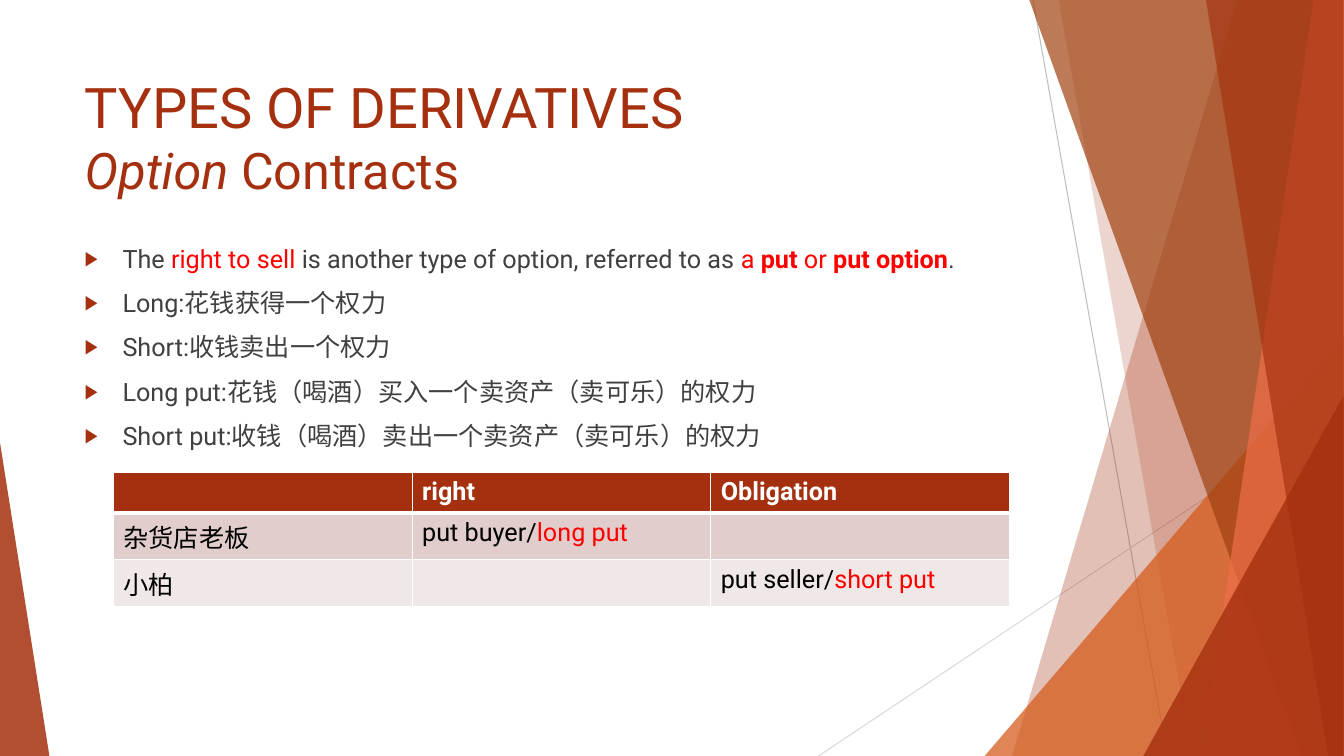
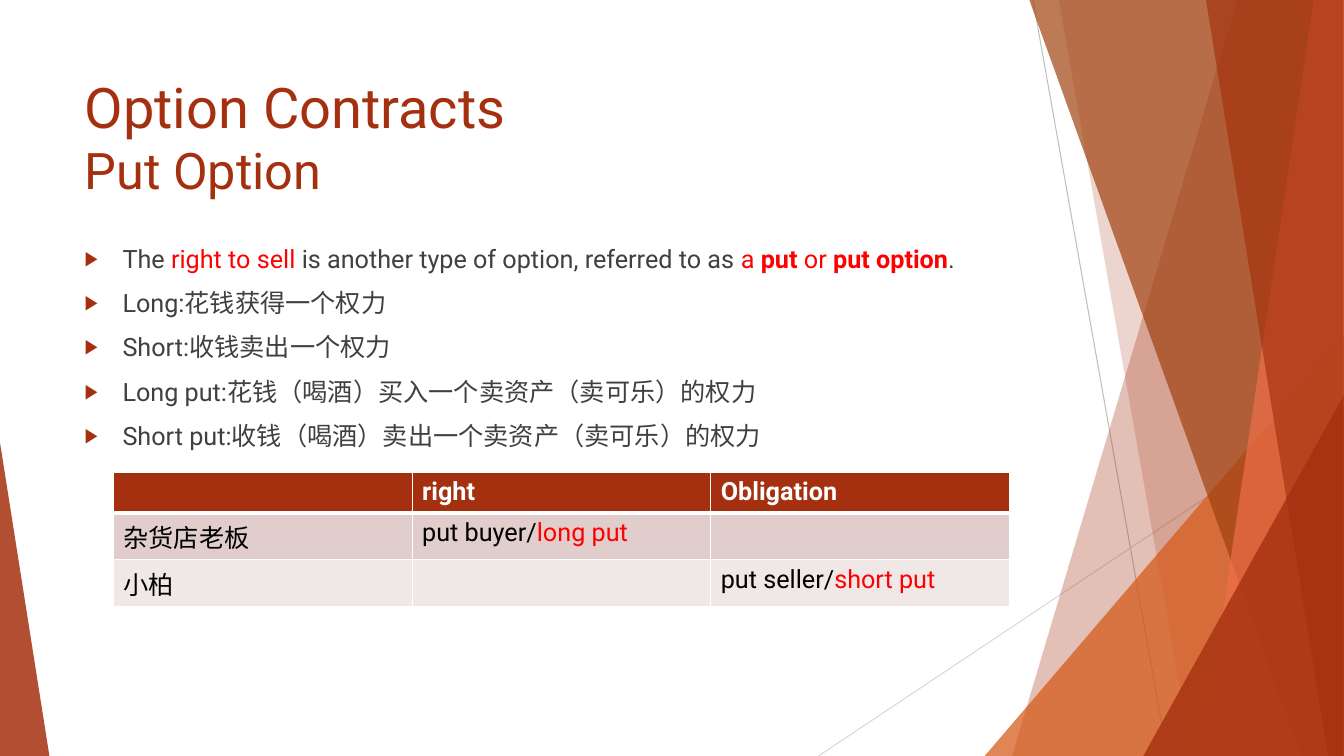
Before and after one commit to Isco0530/data, a slide deck: slide 28 of Reading 45.pptx. Drawn at 1344x756 pixels with LibreOffice and Linux fonts; fonts in the diff are those of the drawing. Boxes give left, top, right and bottom in pixels: in the first picture for what was removed or moved away, otherwise in the second. Text is boxed around its words. In the diff, an @@ line names an element or a change of style, - is before the commit and + after.

```diff
--- a/Reading 45.pptx
+++ b/Reading 45.pptx
@@ title at (x1=85, y1=87, x2=505, y2=200): text changed @@
-TYPES OF DERIVATIVES
-Option Contracts
+Option Contracts
+Put Option
```
Also in this commit, not shown: 13 other slides changed, 2 slides added.
